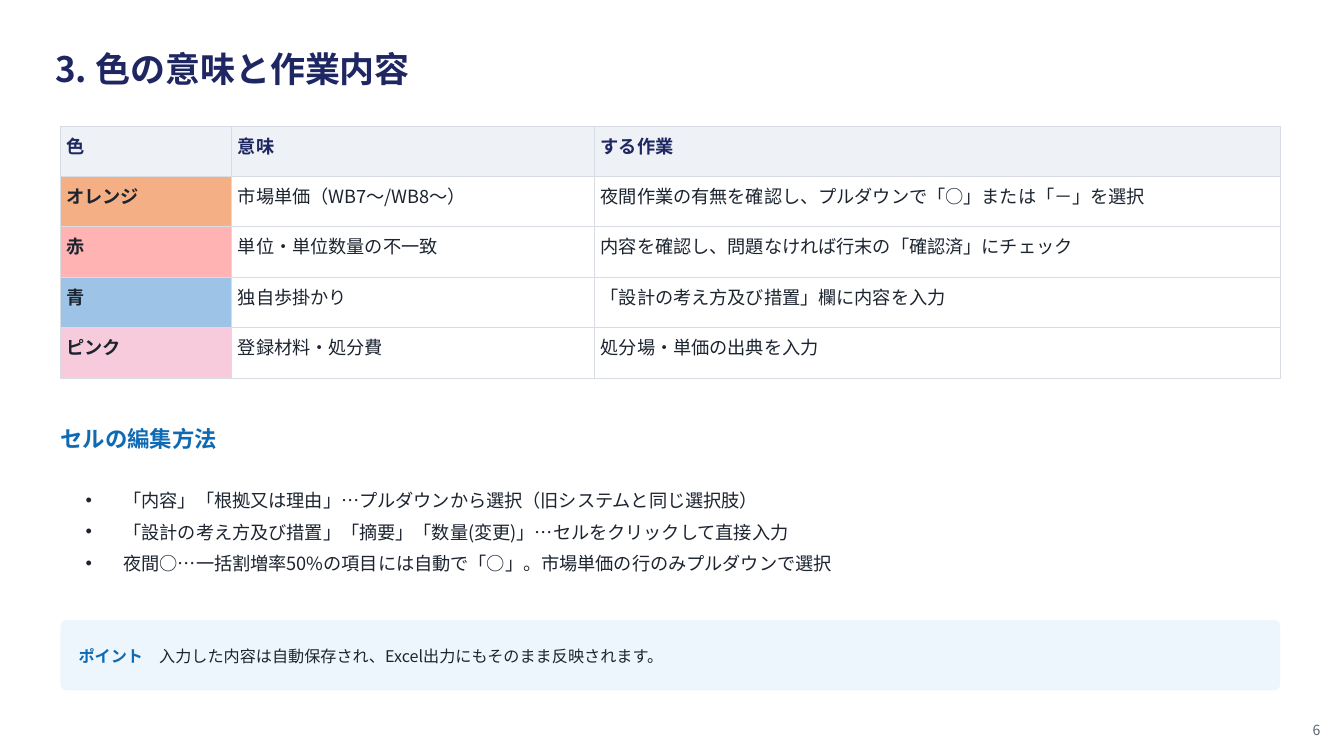
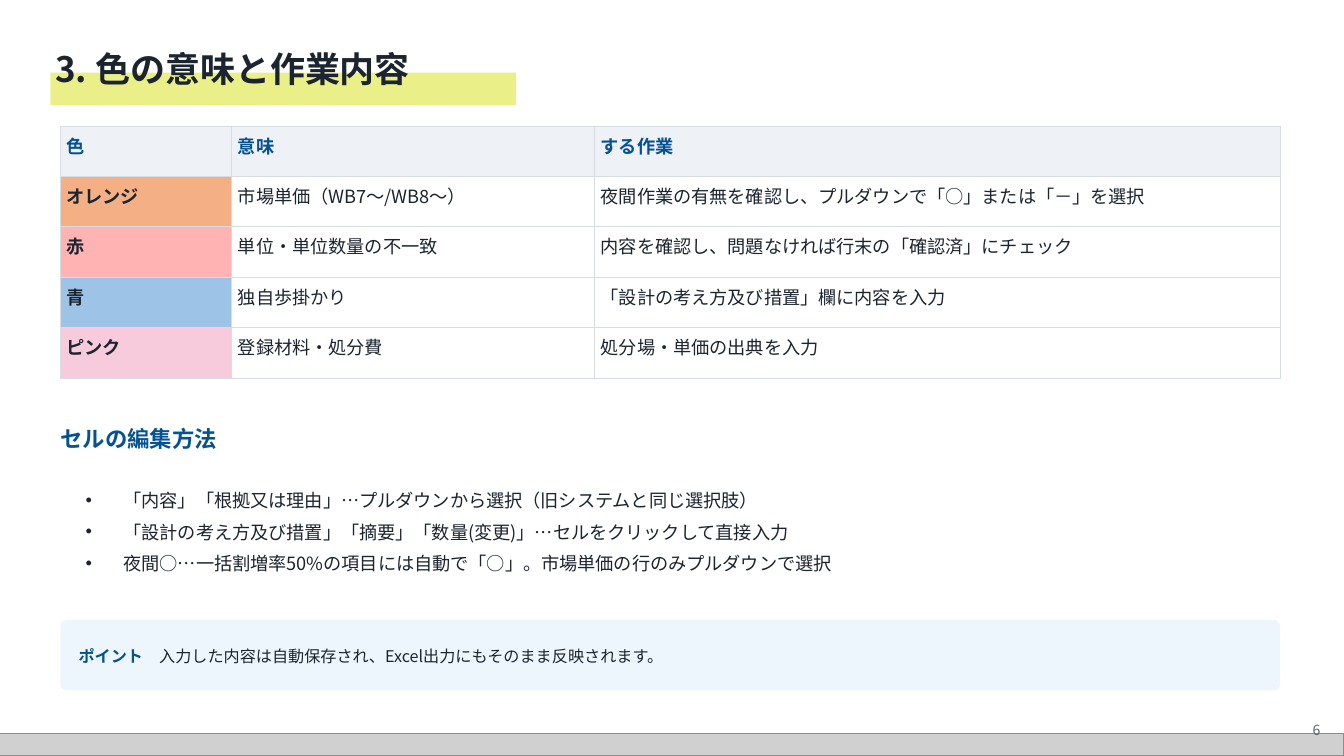
Before and after one commit to caica-inc/takashima-yuto-site, a slide deck: slide 6 of sekisan/docs/KCM積算ツール_操作マニュアル.pptx. Drawn at 1344x756 pixels with LibreOffice and Linux fonts; fonts in the diff are those of the drawing; grey boxes stand for pictures. Boxes give left, top, right and bottom in pixels: in the first picture for what was removed or moved away, otherwise in the second. Text is boxed around its words. In the diff, an @@ line names an element or a change of style, - is before the commit and + after.

```diff
--- a/sekisan/docs/KCM積算ツール_操作マニュアル.pptx
+++ b/sekisan/docs/KCM積算ツール_操作マニュアル.pptx
@@ text "3. 色の意味と作業内容" at (x1=55, y1=46, x2=410, y2=86): text colour #1E2761 to #1C2430 @@
@@ rectangle added at (x1=50, y1=73, x2=516, y2=105), fill #E3EA61 at 75% opacity @@
@@ table at (x1=60, y1=126, x2=1280, y2=360) @@
@@ text colour #1E2761 to #045292 in "色", "意味", "する作業" @@
@@ text "セルの編集方法" at (x1=60, y1=428, x2=216, y2=449): text colour #0F6AB4 to #045292 @@
@@ text "ポイント 入力した内容は自動保存され、Excel出力にもそのまま反映されます。" at (x1=79, y1=648, x2=663, y2=664): text colour #0F6AB4 to #045292 in "ポイント" @@
@@ picture added at (x1=0, y1=734, x2=1344, y2=756) @@
```
Also in this commit, not shown: 8 other slides changed, 5 other files.
